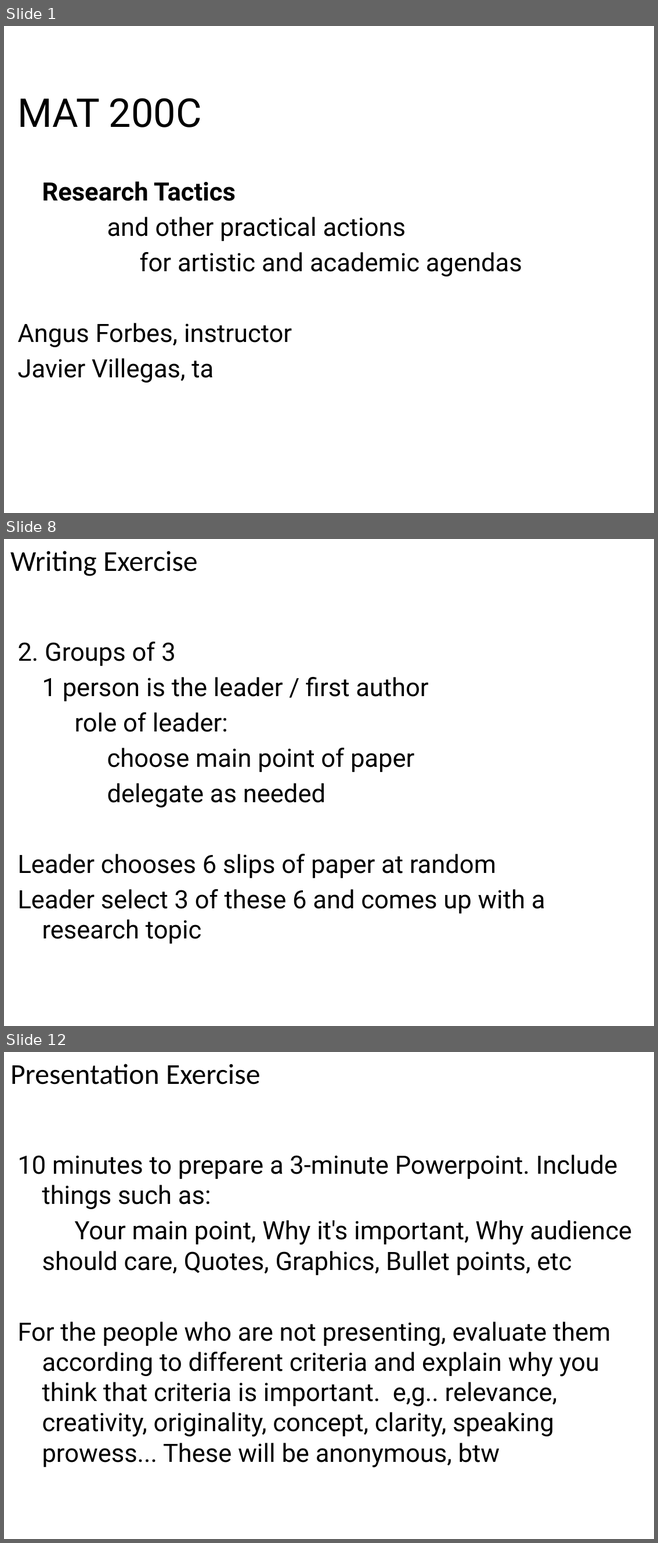
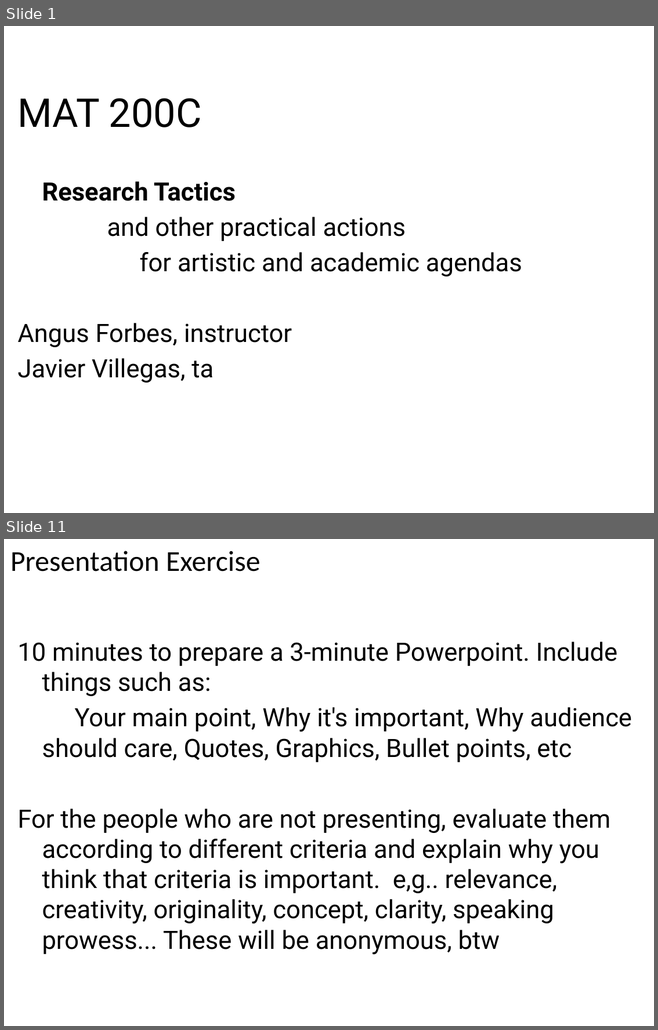
Before and after one commit to angusforbes/mat200c, a slide deck: slides/week2_day1.pptx. Shown one above the other, each under a label of ours: slides 1, 8 and 12 before the commit, slides 1 and 11 after it; the slides between them are not shown. The pictures are 658x1543 and 658x1030 pixels, drawn with LibreOffice and Linux fonts; fonts in the diff are those of the drawing. Boxes give left, top, right and bottom in pixels: in the first picture for what was removed or moved away, otherwise in the second. Text is boxed around its words. In the diff, an @@ line names an element or a change of style, - is before the commit and + after.

```diff
--- a/slides/week2_day1.pptx
+++ b/slides/week2_day1.pptx
@@ slide 8 removed at box(4, 539, 654, 1026), background #FFFFFF @@
@@ title removed at box(10, 551, 198, 576) @@
-Writing Exercise
@@ text removed at box(18, 642, 545, 944) @@
-2. Groups of 3
-1 person is the leader / first author
-role of leader:
-choose main point of paper
-delegate as needed
-Leader chooses 6 slips of paper at random
-Leader select 3 of these 6 and comes up with a research topic
@@ what was slide 12 is now slide 11 @@
```
Also in this commit, not shown: 2 slides changed, 8 slides added, 9 other slides removed, 4 other files.
